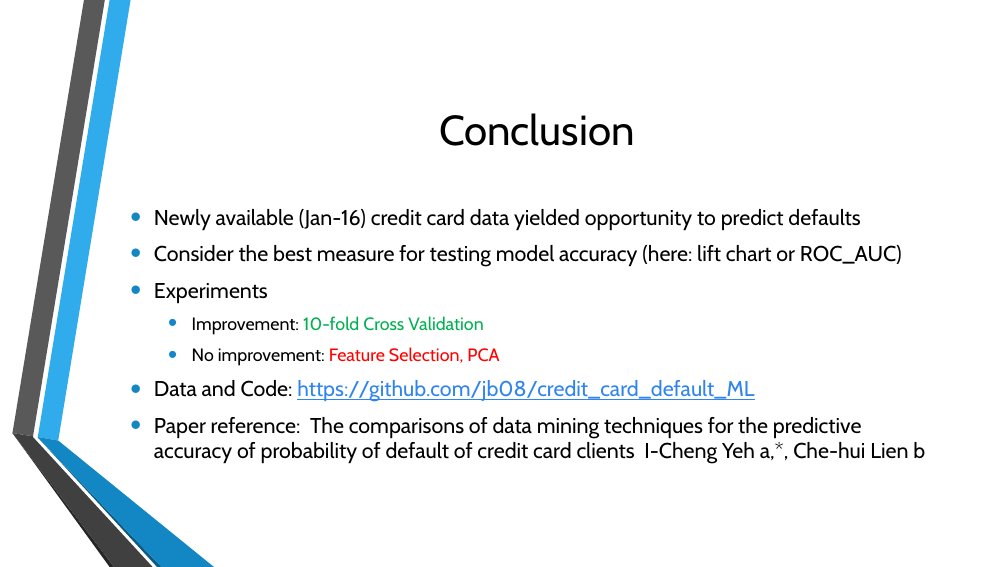
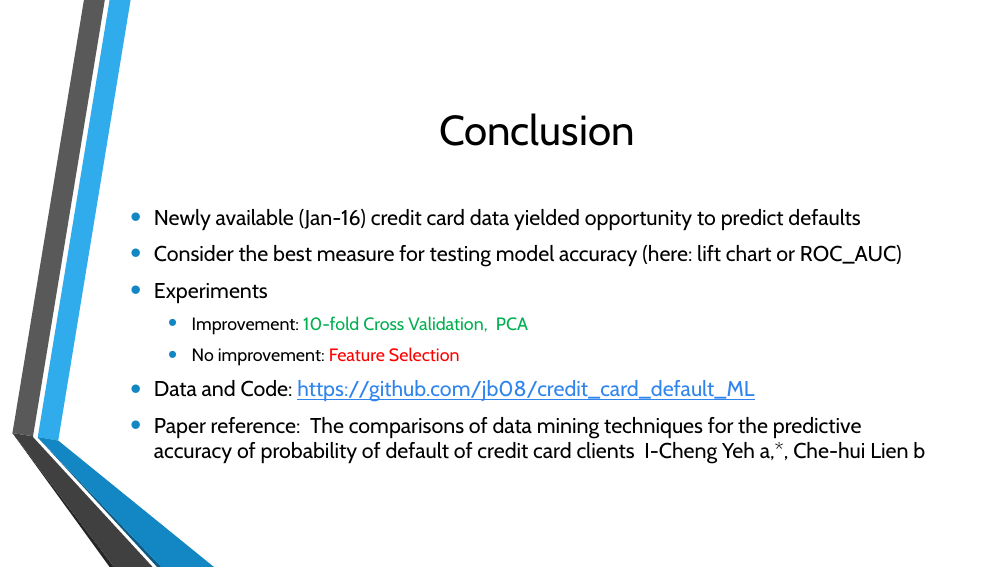
Before and after one commit to jb08/credit_card_default_ML, a slide deck: slide 13 of Predicting_Credit_Card_defaults.pptx. Drawn at 1008x567 pixels with LibreOffice and Linux fonts; fonts in the diff are those of the drawing; background and template pictures are left out. Boxes give left, top, right and bottom in pixels: in the first picture for what was removed or moved away, otherwise in the second. Text is boxed around its words. In the diff, an @@ line names an element or a change of style, - is before the commit and + after.

Commit message:
PPT change

```diff
--- a/Predicting_Credit_Card_defaults.pptx
+++ b/Predicting_Credit_Card_defaults.pptx
@@ text at [192,316,528,366]: text changed @@
-  • Improvement: 10-fold Cross Validation
-  • No improvement: Feature Selection, PCA
+  • Improvement: 10-fold Cross Validation, PCA
+  • No improvement: Feature Selection
```
Also in this commit, not shown: 2 other slides changed.
